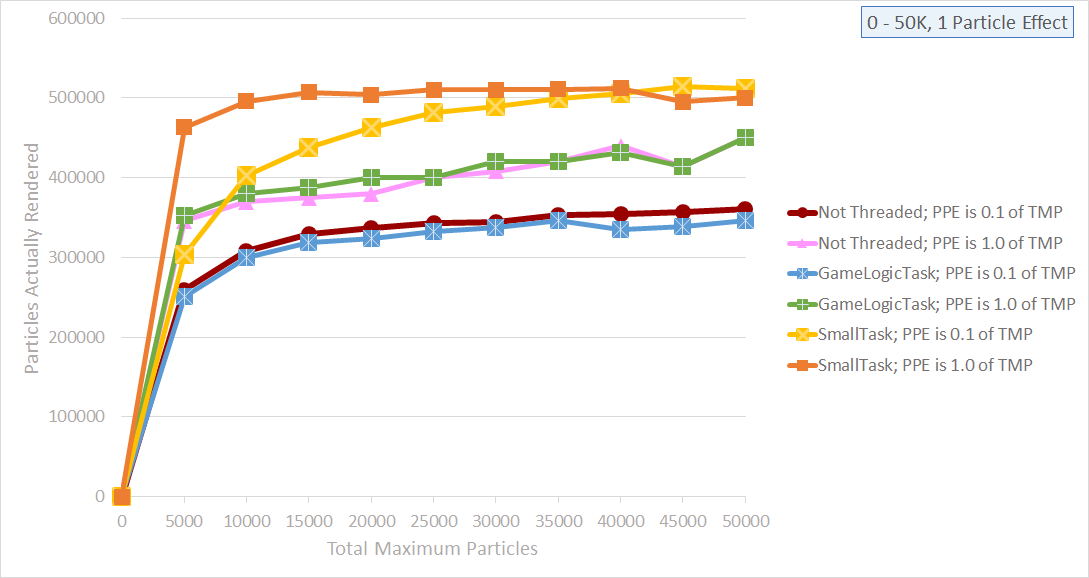
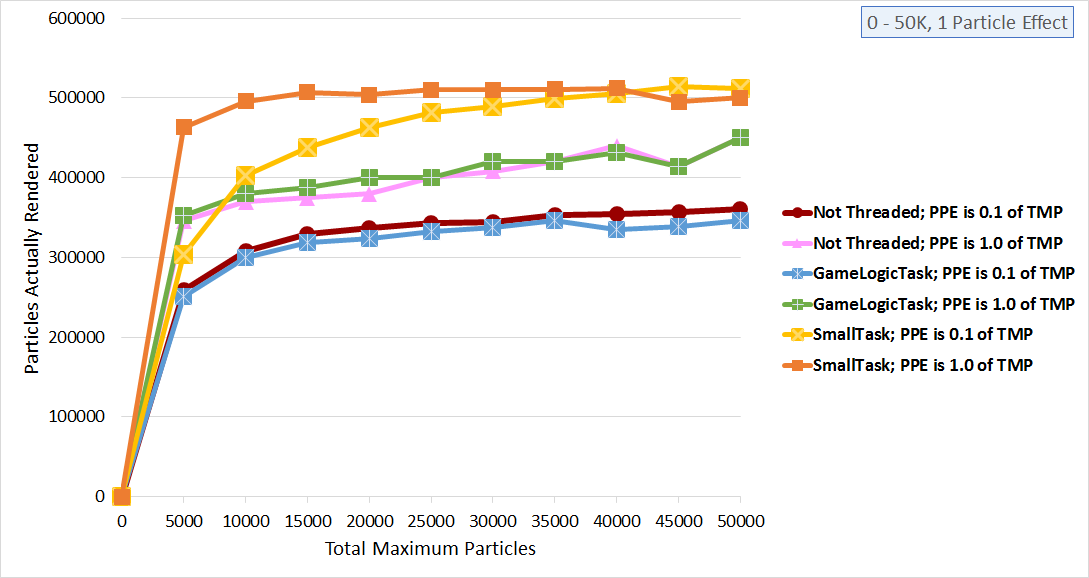
Two versions of the same layered image (w=1089, h=578). Layer-by-layer changes:
added layer "Layer 3" above "Layer 2" over [23, 12, 1076, 555]
